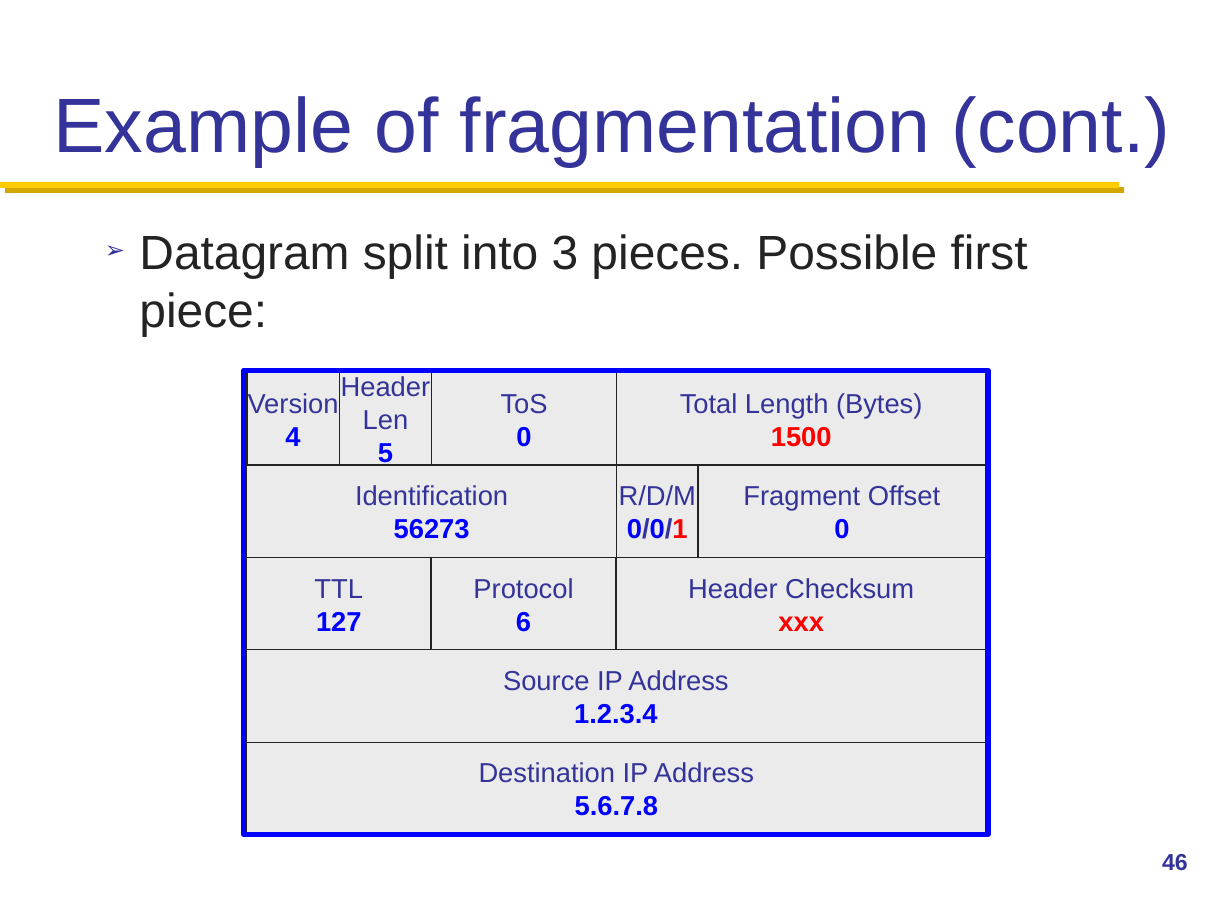
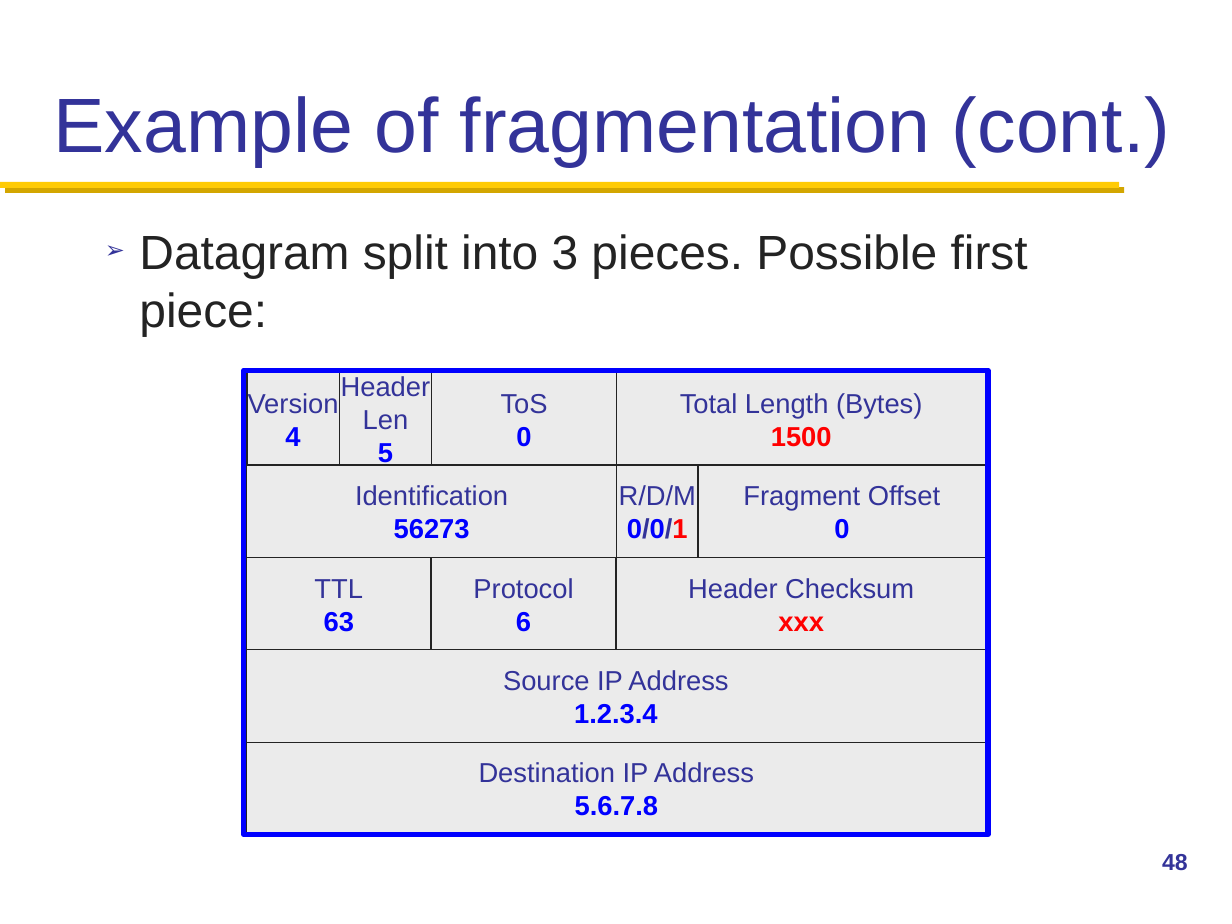
Before and after one commit to henryhxu/CSCI4430-ESTR4120, a slide deck: slide 48 of lec/lec10.pptx (slide 46 before the commit). Drawn at 1232x924 pixels with LibreOffice and Linux fonts; fonts in the diff are those of the drawing; background and template pictures are left out. Boxes give left, top, right and bottom in pixels: in the first picture for what was removed or moved away, otherwise in the second. Text is boxed around its words. In the diff, an @@ line names an element or a change of style, - is before the commit and + after.

```diff
--- a/lec/lec10.pptx
+++ b/lec/lec10.pptx
@@ text in rectangle at (324,612,354,632): text changed @@
-127
+63
@@ page number at (1162,854,1188,870): text changed @@
-46
+48
```
Also in this commit, not shown: 12 other slides changed, 2 slides added.
